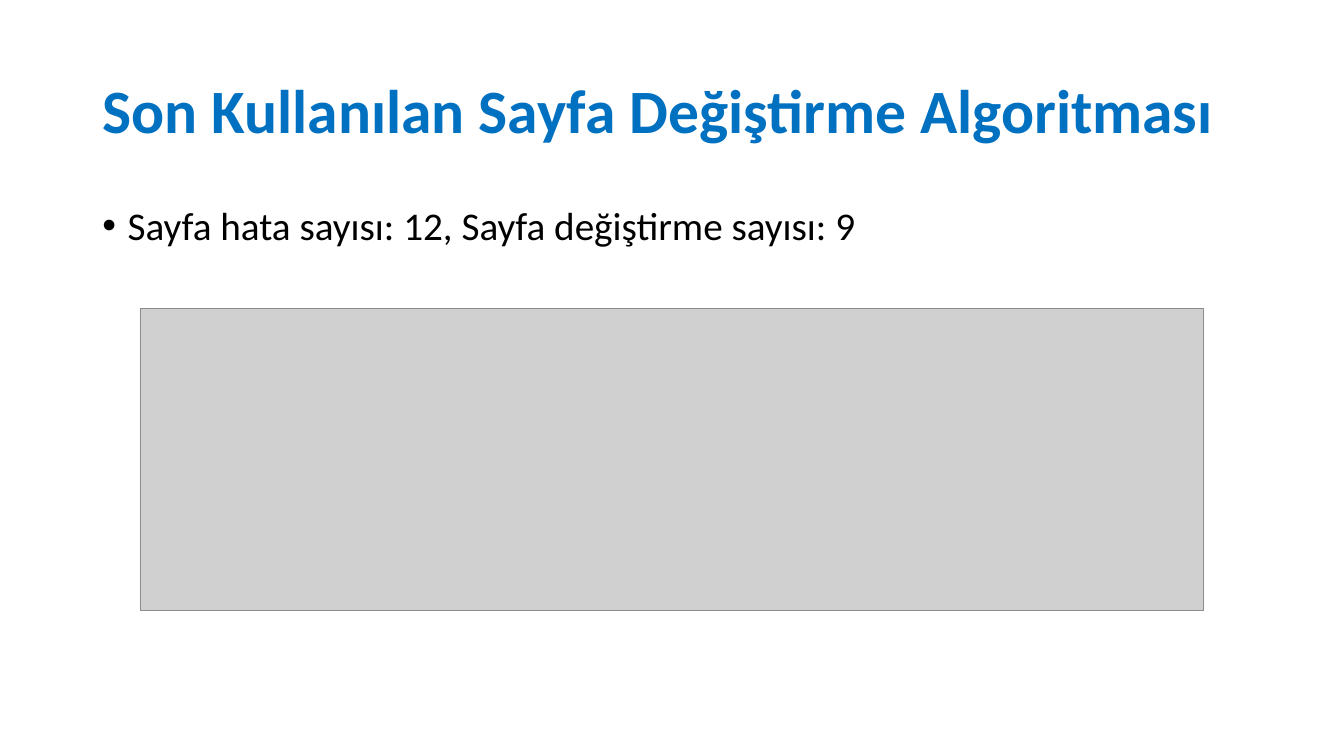
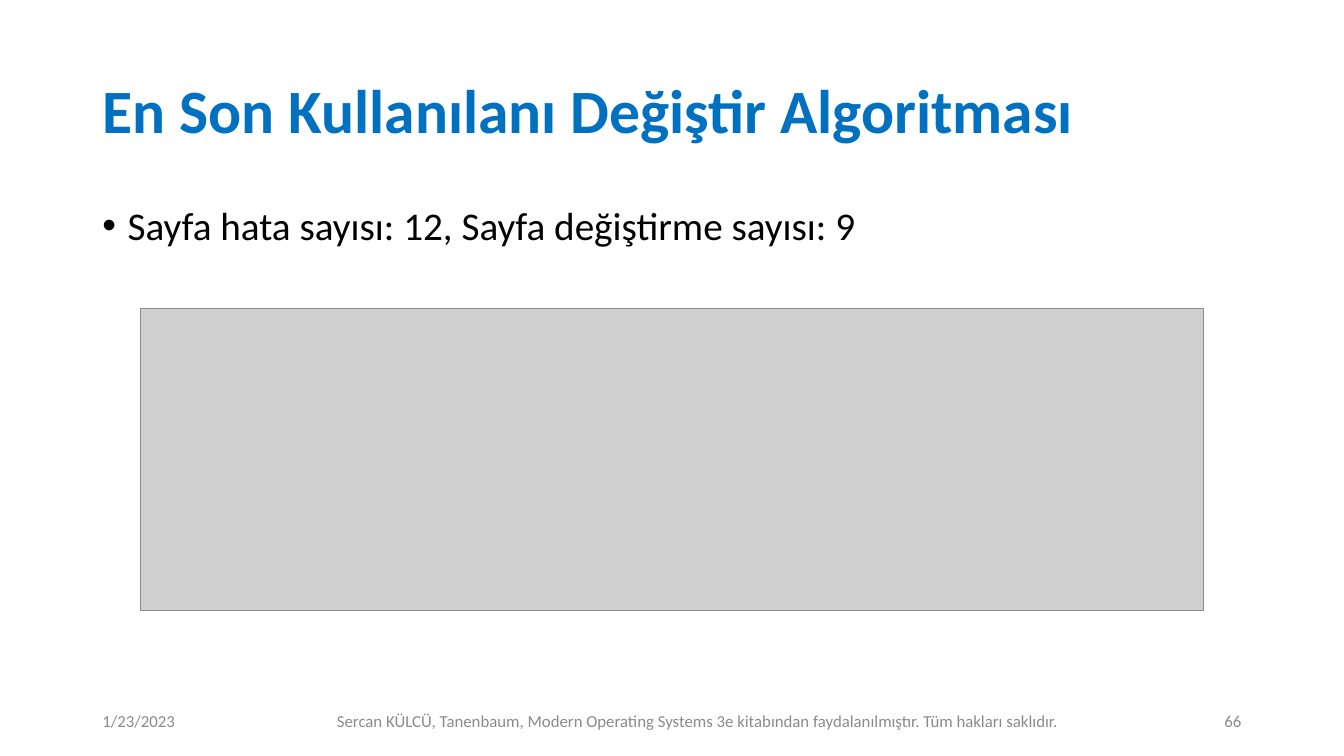
Before and after one commit to sercankulcu/sercankulcu.github.io, a slide deck: slide 66 of files/os/3_Bolum_3_Bellek.pptx (slide 50 before the commit). Drawn at 1344x756 pixels with LibreOffice and Linux fonts; fonts in the diff are those of the drawing; grey boxes stand for pictures. Boxes give left, top, right and bottom in pixels: in the first picture for what was removed or moved away, otherwise in the second. Text is boxed around its words. In the diff, an @@ line names an element or a change of style, - is before the commit and + after.

```diff
--- a/files/os/3_Bolum_3_Bellek.pptx
+++ b/files/os/3_Bolum_3_Bellek.pptx
@@ title at (x1=102, y1=89, x2=1073, y2=144): text changed @@
-Son Kullanılan Sayfa Değiştirme Algoritması
+En Son Kullanılanı Değiştir Algoritması
@@ text added at (x1=102, y1=715, x2=174, y2=728), 12 pt, text #8C8C8C @@
+1/23/2023
@@ text added at (x1=337, y1=714, x2=1057, y2=730), 12 pt, text #8C8C8C @@
+Sercan KÜLCÜ, Tanenbaum, Modern Operating Systems 3e kitabından faydalanılmıştır. Tüm hakları saklıdır.
@@ page number added at (x1=1224, y1=716, x2=1241, y2=727), 12 pt, text #8C8C8C @@
+66
```
Also in this commit, not shown: 51 other slides changed, 65 slides added, 4 slides removed, 5 other files.
